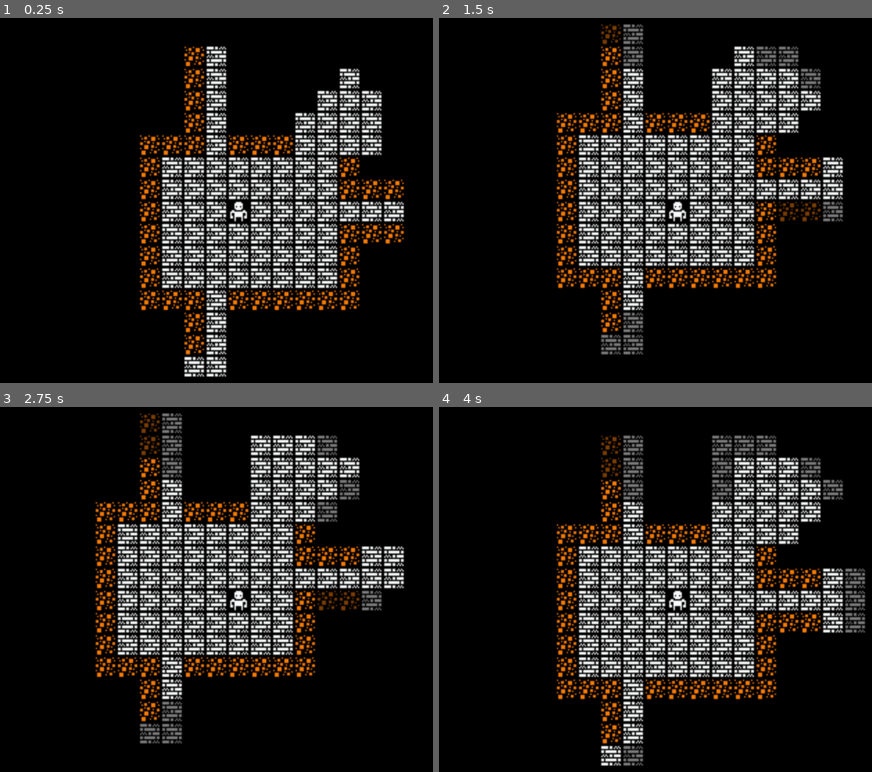
Above: before the commit, frames 1-4 (two rows, left to right).
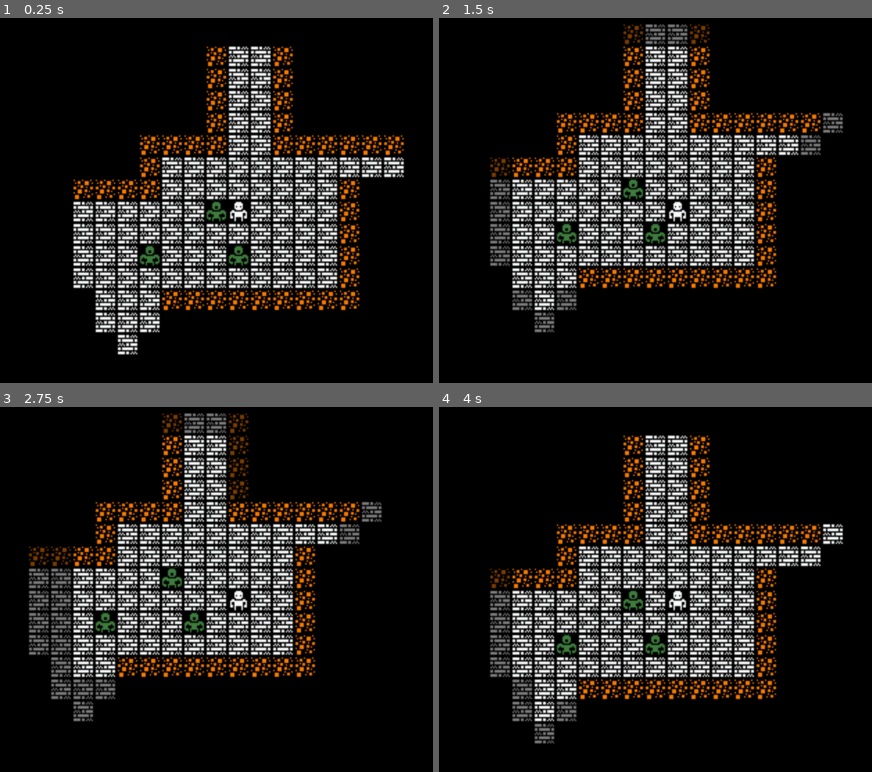
Above: after the commit, the same moments.

Repository: degustaf/godot_roguelike_tutorial
Game: Godot game, scene res://src/Game/game.tscn
Same seed, same stepped clock (60 frames per second), same inputs: the game is played once before the commit and once after it.
Inputs:
- Up to frame 1 (0.25 s): no input
- Up to frame 2 (1.5 s): tap Enter at 0.5 s; hold Right (ui_right) 0.53-1.28 s; tap Space at 1.25 s; hold Down (ui_down) from 1.28 s (still down)
- Up to frame 3 (2.75 s): tap Enter at 2 s; release Down (ui_down) at 2.03 s; hold Right (ui_right) from 2.03 s (still down)
- Up to frame 4 (4 s): tap Space at 2.75 s; release Right (ui_right) at 2.78 s; hold Up (ui_up) 2.78-3.53 s; tap Enter at 3.5 s; hold Left (ui_left) from 3.53 s (still down)

The runs differ from the first frame. In frame 1, 19% of the frame differs, in the area x 16-94%, y 7-99%; in frame 2, 20%; in frame 3, 20%; in frame 4, 23%, in the area x 11-99%, y 7-99%.

Commit message:
Finish tutorial part 5

Diff:
--- /dev/null
+++ b/assets/definitions/entities/actors/entity_definition_orcs.tres
@@ -0,0 +1,15 @@
+[gd_resource type="Resource" script_class="EntityDefinition" format=3 uid="uid://eif7ji7u7tdl"]
+
+[ext_resource type="Script" uid="uid://bevae3nudr3pl" path="res://src/Entities/entity_definition.gd" id="1_q245d"]
+[ext_resource type="Texture2D" uid="uid://bpttfb5fr1m3g" path="res://assets/images/kenney_1-bit-pack/monochrome_packed.png" id="2_uf2xm"]
+
+[sub_resource type="AtlasTexture" id="AtlasTexture_ngb25"]
+atlas = ExtResource("2_uf2xm")
+region = Rect2(384, 144, 16, 16)
+
+[resource]
+script = ExtResource("1_q245d")
+name = "Orc"
+texture = SubResource("AtlasTexture_ngb25")
+color = Color(0.24705882, 0.49803922, 0.24705882, 1)
+metadata/_custom_type_script = "uid://bevae3nudr3pl"
--- a/assets/definitions/entities/actors/entity_definition_player.tres
+++ b/assets/definitions/entities/actors/entity_definition_player.tres
@@ -8,6 +8,7 @@
 region = Rect2(400, 0, 16, 16)
 
 [resource]
+resource_name = "Player"
 script = ExtResource("1_j7dal")
 texture = SubResource("AtlasTexture_j7dal")
 metadata/_custom_type_script = "uid://bevae3nudr3pl"
--- /dev/null
+++ b/assets/definitions/entities/actors/entity_definition_troll.tres
@@ -0,0 +1,15 @@
+[gd_resource type="Resource" script_class="EntityDefinition" format=3 uid="uid://d30mkf7ms3amd"]
+
+[ext_resource type="Script" uid="uid://bevae3nudr3pl" path="res://src/Entities/entity_definition.gd" id="1_fib55"]
+[ext_resource type="Texture2D" uid="uid://bpttfb5fr1m3g" path="res://assets/images/kenney_1-bit-pack/monochrome_packed.png" id="2_yloo0"]
+
+[sub_resource type="AtlasTexture" id="AtlasTexture_0yx76"]
+atlas = ExtResource("2_yloo0")
+region = Rect2(480, 96, 16, 16)
+
+[resource]
+script = ExtResource("1_fib55")
+name = "Troll"
+texture = SubResource("AtlasTexture_0yx76")
+color = Color(0, 0.49803922, 0, 1)
+metadata/_custom_type_script = "uid://bevae3nudr3pl"
--- /dev/null
+++ b/src/Entities/Actors/Actions/action_with_direction.gd
@@ -0,0 +1,10 @@
+class_name ActionWithDirection
+extends Action
+
+var offset: Vector2i
+
+func _init(dx: int, dy: int) -> void:
+	offset = Vector2i(dx,dy)
+
+func perform(_game: Game, _entity: Entity) -> void:
+	pass
--- /dev/null
+++ b/src/Entities/Actors/Actions/bump_action.gd
@@ -0,0 +1,10 @@
+class_name BumpAction
+extends ActionWithDirection
+
+func perform(game: Game, entity: Entity) -> void:
+	var destination: Vector2i = entity.grid_position + offset
+
+	if game.get_map_data().get_blocking_entity_at_location(destination):
+		MeleeAction.new(offset.x, offset.y).perform(game, entity)
+	else:
+		MovementAction.new(offset.x, offset.y).perform(game, entity)
--- /dev/null
+++ b/src/Entities/Actors/Actions/melee_action.gd
@@ -0,0 +1,9 @@
+class_name MeleeAction
+extends ActionWithDirection
+
+func perform(game: Game, entity: Entity) -> void:
+	var destination: Vector2i = entity.grid_position + offset
+	var target: Entity = game.get_map_data().get_blocking_entity_at_location(destination)
+	if not target:
+		return
+	print("You kick the %s, much to it's annoyance!" % target.get_entity_name())
--- a/src/Entities/Actors/Actions/movement_action.gd
+++ b/src/Entities/Actors/Actions/movement_action.gd
@@ -1,10 +1,6 @@
 class_name MovementAction
-extends Action
+extends ActionWithDirection
 
-var offset: Vector2i
-
-func _init(dx: int, dy: int) -> void:
-	offset = Vector2i(dx, dy)
 
 func perform(game: Game, entity: Entity):
 	var destination: Vector2i = entity.grid_position + offset
@@ -13,4 +9,6 @@
 	var destination_tile: Tile = map_data.get_tile(destination)
 	if not destination_tile or not destination_tile.is_walkable():
 		return
+	if game.get_map_data().get_blocking_entity_at_location(destination):
+		return
 	entity.move(offset)
--- a/src/Entities/entity.gd
+++ b/src/Entities/entity.gd
@@ -1,5 +1,7 @@
 class_name Entity
 extends Sprite2D
+
+var _definition: EntityDefinition
 
 var grid_position: Vector2i:
 	set(value):
@@ -9,8 +11,18 @@
 func _init(start_position: Vector2i, entity_definition: EntityDefinition) -> void:
 	centered = false
 	grid_position = start_position
-	texture = entity_definition.texture
-	modulate = entity_definition.color
+	set_entity_type(entity_definition)
 
 func move(move_offset: Vector2i) -> void:
 	grid_position += move_offset
+
+func set_entity_type(entity_definition: EntityDefinition) -> void:
+	_definition = entity_definition
+	texture = _definition.texture
+	modulate = entity_definition.color
+
+func is_blocking_movement() -> bool:
+	return _definition.is_blocking_movement
+
+func get_entity_name() -> String:
+	return _definition.name
--- a/src/Entities/entity_definition.gd
+++ b/src/Entities/entity_definition.gd
@@ -2,5 +2,9 @@
 extends Resource
 
 @export_category("Visuals")
+@export var name: String = "Unnamed Entity"
 @export var texture: AtlasTexture
 @export_color_no_alpha var color: Color = Color.WHITE
+
+@export_category("Mechanics")
+@export var is_blocking_movement: bool = true
--- a/src/Game/event_handler.gd
+++ b/src/Game/event_handler.gd
@@ -5,13 +5,13 @@
 	var action: Action = null
 
 	if Input.is_action_just_pressed("ui_up"):
-		action = MovementAction.new(0, -1)
+		action = BumpAction.new(0, -1)
 	elif Input.is_action_just_pressed("ui_down"):
-		action = MovementAction.new(0, 1)
+		action = BumpAction.new(0, 1)
 	elif Input.is_action_just_pressed("ui_left"):
-		action = MovementAction.new(-1, 0)
+		action = BumpAction.new(-1, 0)
 	elif Input.is_action_just_pressed("ui_right"):
-		action = MovementAction.new(1, 0)
+		action = BumpAction.new(1, 0)
 
 	if Input.is_action_just_pressed("ui_cancel"):
 		action = EscapeAction.new()
--- a/src/Game/game.gd
+++ b/src/Game/game.gd
@@ -6,7 +6,6 @@
 
 @onready var player: Entity
 @onready var event_handler: EventHandler = $EventHandler
-@onready var entities: Node2D = $Entities
 @onready var map: Map = $Map
 @onready var camera: Camera2D = $Camera2D
 
@@ -14,9 +13,13 @@
 	player = Entity.new(Vector2i.ZERO, player_definition)
 	remove_child(camera)
 	player.add_child(camera)
-	entities.add_child(player)
 	map.generate(player)
 	map.update_fov(player.grid_position)
+
+func _handle_enemy_turns() -> void:
+	for entity in get_map_data().entities:
+		if entity != player:
+			print("The %s wonders when it will get to take a real turn." % entity.get_entity_name())
 
 func get_map_data() -> MapData:
 	return map.map_data
@@ -26,5 +29,6 @@
 	if action:
 		var previous_player_position: Vector2i = player.grid_position
 		action.perform(self, player)
+		_handle_enemy_turns()
 		if player.grid_position != previous_player_position:
 			map.update_fov(player.grid_position)
--- a/src/Game/game.tscn
+++ b/src/Game/game.tscn
@@ -21,7 +21,9 @@
 [node name="FieldOfView" type="Node" parent="Map" unique_id=683438356]
 script = ExtResource("5_3s8ir")
 
-[node name="Entities" type="Node2D" parent="." unique_id=1259075879]
+[node name="Tiles" type="Node2D" parent="Map" unique_id=1388541664]
+
+[node name="Entities" type="Node2D" parent="Map" unique_id=1259075879]
 
 [node name="Camera2D" type="Camera2D" parent="." unique_id=226475968]
 zoom = Vector2(2, 2)
--- a/src/Map/dungeon_generator.gd
+++ b/src/Map/dungeon_generator.gd
@@ -9,6 +9,14 @@
 @export var max_rooms: int = 30
 @export var room_max_size: int = 10
 @export var room_min_size: int = 6
+
+@export_category("Monsyter RNG")
+@export var max_monsters_per_room = 2
+
+const entity_types = {
+	"orc": preload("res://assets/definitions/entities/actors/entity_definition_orcs.tres"),
+	"troll": preload("res://assets/definitions/entities/actors/entity_definition_troll.tres"),
+}
 
 var _rng := RandomNumberGenerator.new()
 
@@ -46,8 +54,30 @@
 		_tunnel_vertical(dungeon, start.x, start.y, end.y)
 		_tunnel_horizontal(dungeon, end.y, start.x, end.x)
 
+func _place_entities(dungeon: MapData, room: Rect2i) -> void:
+	var number_of_monsters: int = _rng.randi_range(0, max_monsters_per_room)
+
+	for _i in number_of_monsters:
+		var x: int = _rng.randi_range(room.position.x+1, room.end.x-1)
+		var y: int = _rng.randi_range(room.position.y+1, room.end.y-1)
+		var new_entity_position := Vector2i(x,y)
+
+		var can_place: bool = true
+		for entity in dungeon.entities:
+			if entity.grid_position == new_entity_position:
+				can_place = false
+				break
+			if can_place:
+				var new_entity: Entity
+				if _rng.randf() < 0.8:
+					new_entity = Entity.new(new_entity_position, entity_types.orc)
+				else:
+					new_entity = Entity.new(new_entity_position, entity_types.troll)
+				dungeon.entities.append(new_entity)
+
 func generate_dungeon(player: Entity) -> MapData:
 	var dungeon := MapData.new(map_width, map_height)
+	dungeon.entities.append(player)
 
 	var rooms: Array[Rect2i] = []
 
@@ -75,6 +105,7 @@
 		else:
 			_tunnel_between(dungeon, rooms.back().get_center(), new_room.get_center())
 
+		_place_entities(dungeon, new_room)
 		rooms.append(new_room)
 
 	return dungeon
--- a/src/Map/map.gd
+++ b/src/Map/map.gd
@@ -5,16 +5,26 @@
 
 var map_data: MapData
 
+@onready var tiles: Node2D = $Tiles
+@onready var entities: Node2D = $Entities
 @onready var dungeon_generator: DungeonGenerator = $DungeonGenerator
 @onready var field_of_view: FieldOfView = $FieldOfView
 
 func generate(player: Entity) -> void:
 	map_data = dungeon_generator.generate_dungeon(player)
 	_place_tiles()
+	_place_entities()
 
 func _place_tiles() -> void:
 	for tile in map_data.tiles:
-		add_child(tile)
+		tiles.add_child(tile)
+
+func _place_entities() -> void:
+	for entity in map_data.entities:
+		entities.add_child(entity)
 
 func update_fov(player_position: Vector2i) -> void:
 	field_of_view.update_fov(map_data, player_position, fov_radius)
+
+	for entity in map_data.entities:
+		entity.visible = map_data.get_tile(entity.grid_position).is_in_view
--- a/src/Map/map_data.gd
+++ b/src/Map/map_data.gd
@@ -9,10 +9,12 @@
 var width: int
 var height: int
 var tiles: Array[Tile]
+var entities: Array[Entity]
 
 func _init(map_width: int, map_height: int) -> void:
 	width = map_width
 	height = map_height
+	entities = []
 	_setup_tiles()
 
 func _setup_tiles() -> void:
@@ -44,3 +46,9 @@
 		and 0 <= coordinate.y
 		and coordinate.y < height
 	)
+
+func get_blocking_entity_at_location(grid_position: Vector2i) -> Entity:
+	for entity in entities:
+		if entity.is_blocking_movement() and entity.grid_position == grid_position:
+			return entity
+	return null
Not shown, added: src/Entities/Actors/Actions/action_with_direction.gd.uid
Not shown, added: src/Entities/Actors/Actions/bump_action.gd.uid
Not shown, added: src/Entities/Actors/Actions/melee_action.gd.uid
